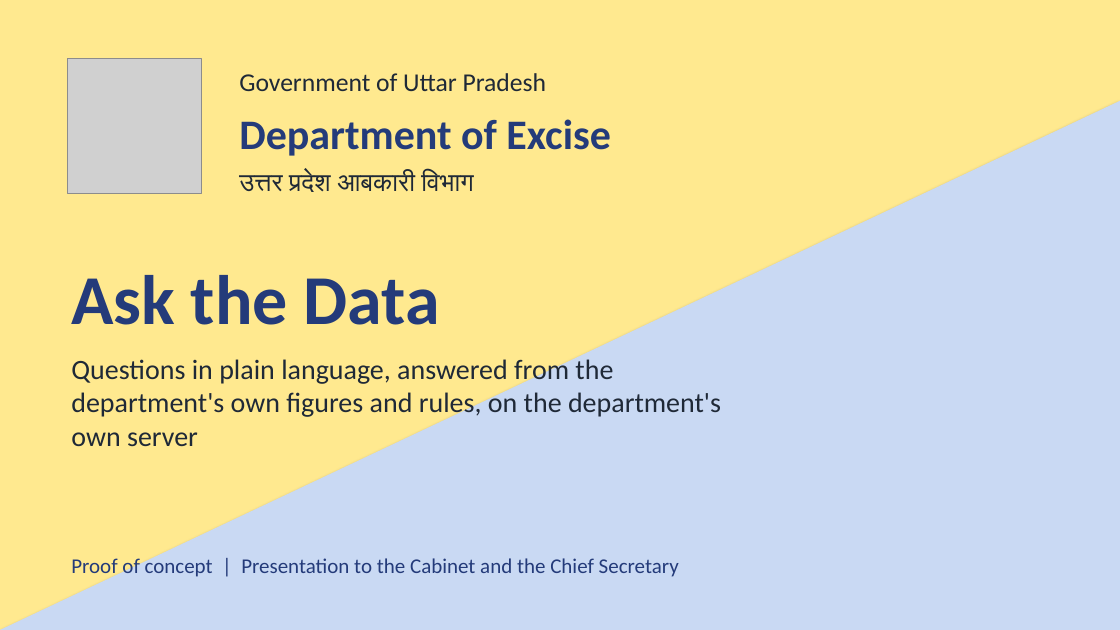
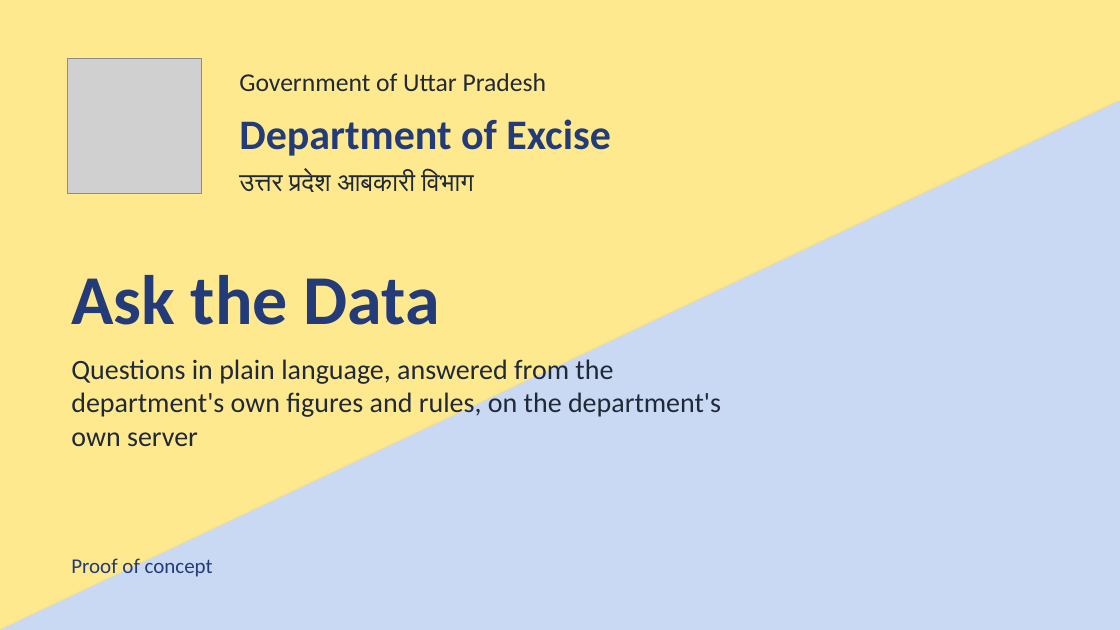
Before and after one commit to SubhanRaj/excise-mcp-dashboard, a slide deck: slide 1 of deck/UP-Excise-Ask-the-Data-Demo.pptx. Drawn at 1120x630 pixels with LibreOffice and Linux fonts; fonts in the diff are those of the drawing; grey boxes stand for pictures. Boxes give left, top, right and bottom in pixels: in the first picture for what was removed or moved away, otherwise in the second. Text is boxed around its words. In the diff, an @@ line names an element or a change of style, - is before the commit and + after.

```diff
--- a/deck/UP-Excise-Ask-the-Data-Demo.pptx
+++ b/deck/UP-Excise-Ask-the-Data-Demo.pptx
@@ text at bbox=[71, 556, 213, 580]: text changed @@
-Proof of concept | Presentation to the Cabinet and the Chief Secretary
+Proof of concept
```
Also in this commit, not shown: 6 other slides changed, 4 other files.
